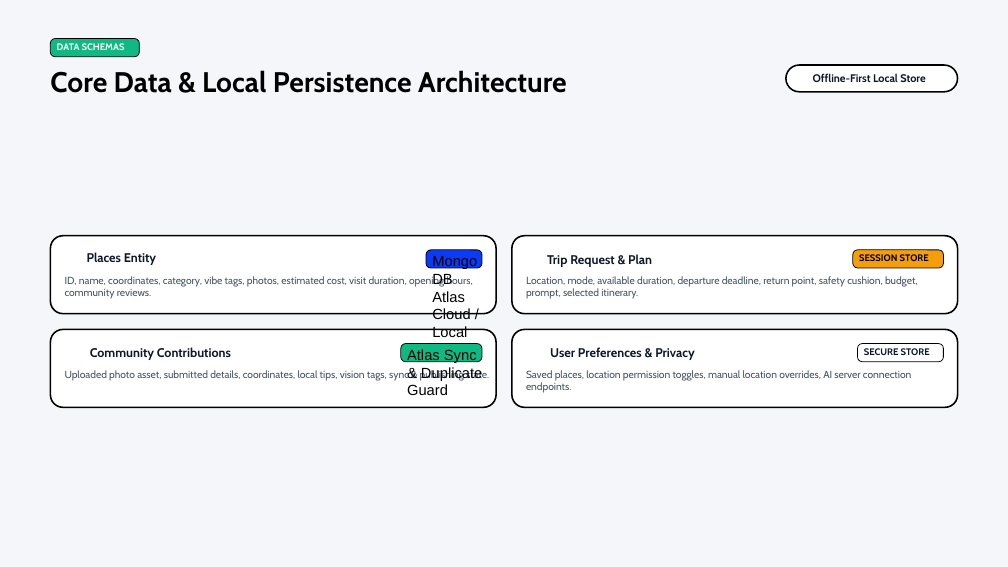
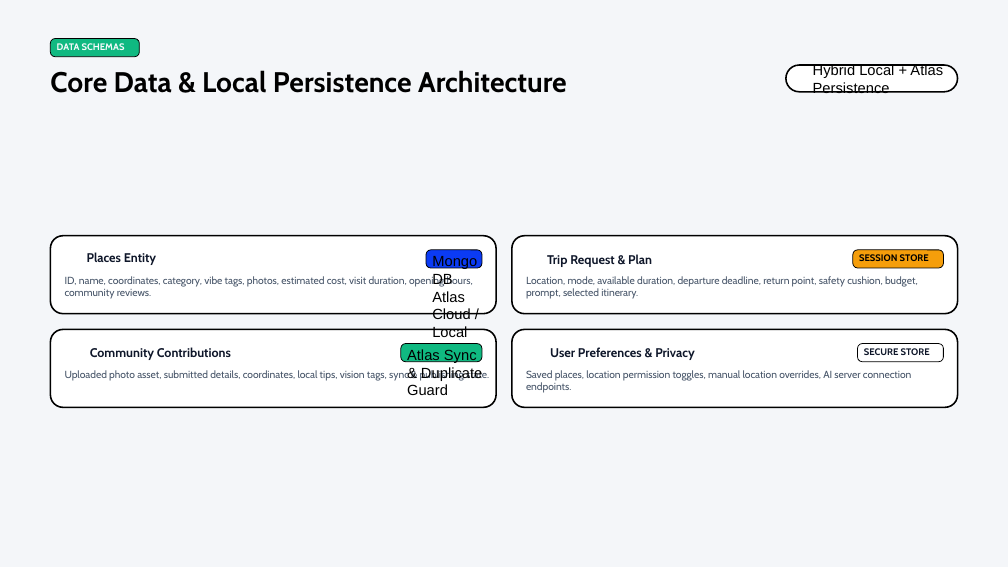
Before and after one commit to FM9447/Spot-Undoo, a slide deck: slide 8 of presentation/Spot-Undoo_Presentation.pptx. Drawn at 1008x567 pixels with LibreOffice and Linux fonts; fonts in the diff are those of the drawing; background and template pictures are left out. Boxes give left, top, right and bottom in pixels: in the first picture for what was removed or moved away, otherwise in the second. Text is boxed around its words. In the diff, an @@ line names an element or a change of style, - is before the commit and + after.

Commit message:
fix(history): dual-persist generated plans to LocalStorage + Atlas & update PPT content

```diff
--- a/presentation/Spot-Undoo_Presentation.pptx
+++ b/presentation/Spot-Undoo_Presentation.pptx
@@ text at box(813, 64, 943, 93): text changed; size 10.5 to 14 pt; font Cabin to Arial; text colour #0F172A to #000000; bold off @@
-Offline-First Local Store
+Hybrid Local + Atlas Persistence
```
Also in this commit, not shown: 6 other slides changed, 2 other files.
